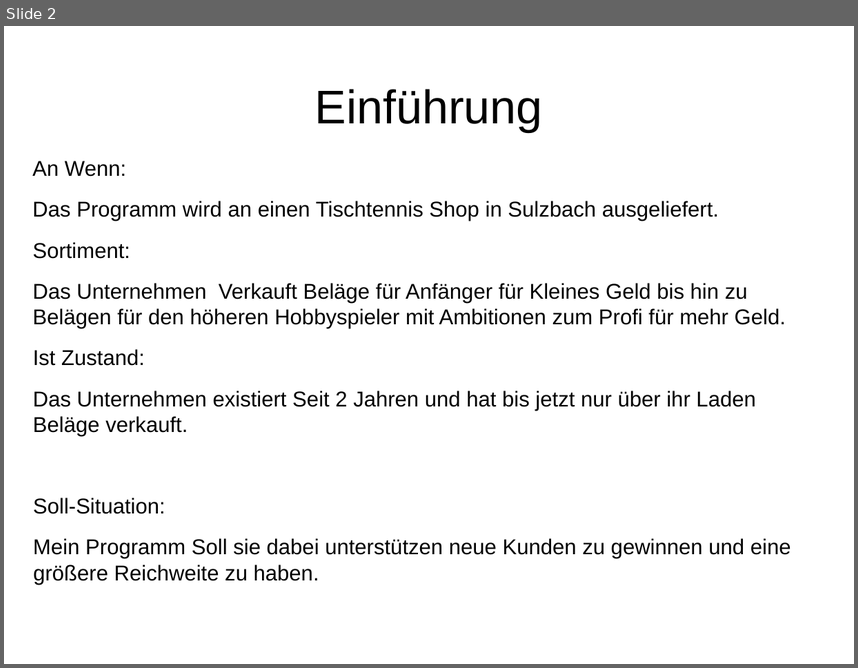
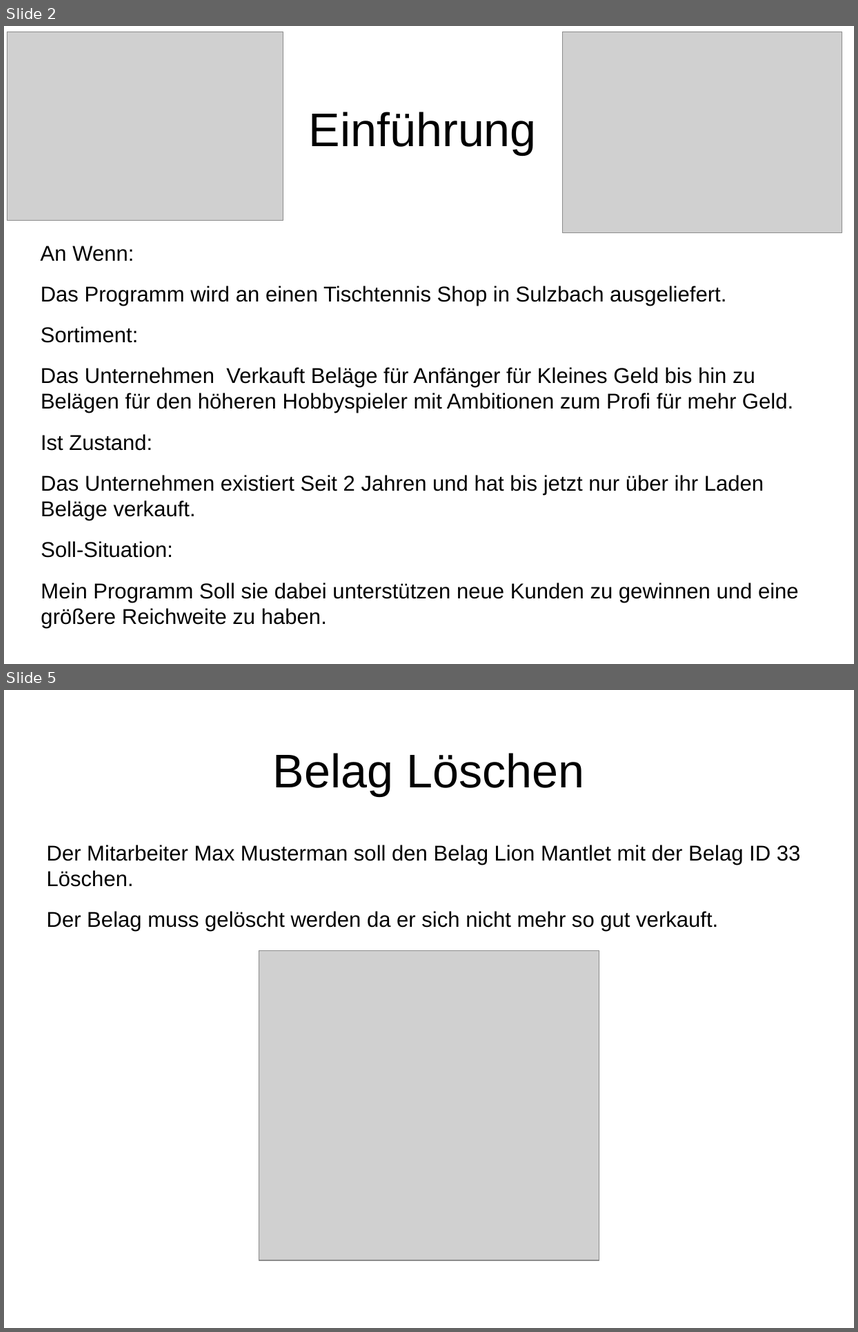
Before and after one commit to MichaelMuehlbach/Hausarbeit-Michael-M-hlbach, a slide deck: Präsentation Hausarbeit.odp. Shown one above the other, each under a label of ours: slide 2 before the commit, slides 2 and 5 after it; the slides between them are not shown. The pictures are 858x668 and 858x1332 pixels, drawn with LibreOffice and Linux fonts; fonts in the diff are those of the drawing; grey boxes stand for pictures. Boxes give left, top, right and bottom in pixels: in the first picture for what was removed or moved away, otherwise in the second. Text is boxed around its words. In the diff, an @@ line names an element or a change of style, - is before the commit and + after.

```diff
--- a/Präsentation Hausarbeit.odp
+++ b/Präsentation Hausarbeit.odp
@@ slide 5 added at <box>4,690,854,1328</box>, background #FFFFFF @@
@@ title added at <box>273,753,584,796</box>, 44 pt, text #000000 @@
+Belag Löschen
@@ text added at <box>47,845,801,931</box>, 20 pt, text #000000 @@
+Der Mitarbeiter Max Musterman soll den Belag Lion Mantlet mit der Belag ID 33 Löschen.
+Der Belag muss gelöscht werden da er sich nicht mehr so gut verkauft.
@@ picture added at <box>259,951,599,1261</box> @@
@@ slide 2 changed as well @@
@@ picture added at <box>7,32,283,220</box> @@
@@ picture added at <box>562,32,842,233</box> @@
@@ title "Einführung": place and size @@
-title "Einführung" at <box>315,89,543,132</box>
+title "Einführung" at <box>309,112,537,155</box>
@@ text "An Wenn:" rewrapped from <box>32,161,791,584</box> to <box>41,245,799,628</box> @@
```
Also in this commit, not shown: 1 other slide changed, 7 other slides added, 10 other files.
